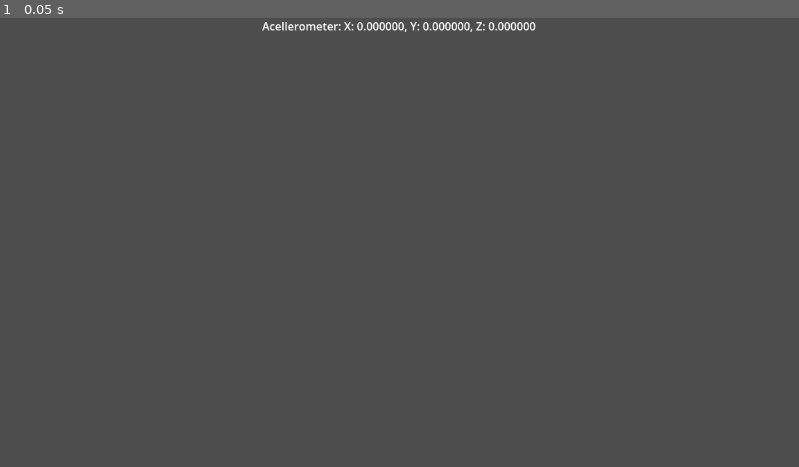
Above: before the commit, frame 1.
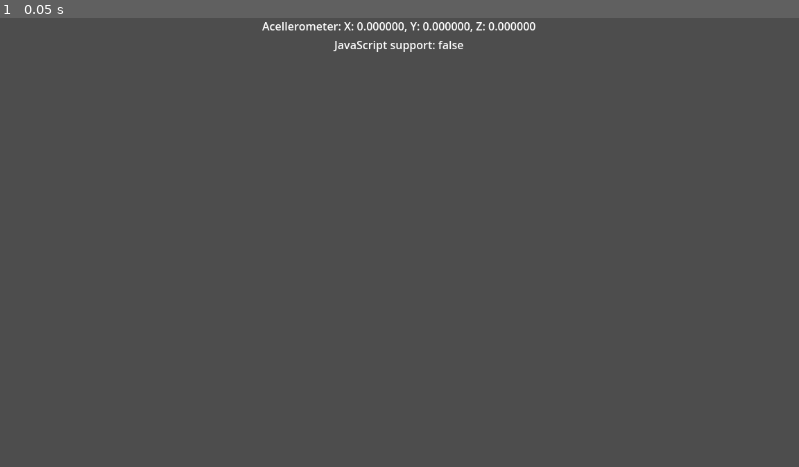
Above: after the commit, the same moment.

Repository: egreenfield323/CS390-group-prototype-2
Game: Godot game, scene res://scenes/test/input_demo.tscn
The game is run twice, just before and just after one commit, with the same random seed, the same clock (stepped at 60 frames per second) and the same inputs.
Inputs:
- Up to frame 1 (0.05 s): no input

The runs differ from the first frame. In frame 1, 0.2% of the frame differs, in the area x 41-59%, y 5-8%.

Commit message:
Show support for JS in label

Diff:
--- a/autoload/web_input.gd
+++ b/autoload/web_input.gd
@@ -34,3 +34,7 @@
 	var z = JavaScriptBridge.eval('acceleration.z')
 
 	return Vector3(x, y, z)
+
+
+func supports_js() -> bool:
+	return OS.has_feature("JavaScript")
--- a/scenes/test/input_demo.gd
+++ b/scenes/test/input_demo.gd
@@ -1,7 +1,9 @@
 extends Control
 
 const ACCELEROMETER_TEXT = "Acellerometer: X: %f, Y: %f, Z: %f"
+const SUPPORT_TEXT = "JavaScript support: %s"
 
 func _process(delta: float) -> void:
 	var data := WebInput.get_accelerometer()
 	$VBox/Acellerometer.text = ACCELEROMETER_TEXT % [data.x, data.y, data.z]
+	$VBox/Support.text = SUPPORT_TEXT % WebInput.supports_js()
--- a/scenes/test/input_demo.tscn
+++ b/scenes/test/input_demo.tscn
@@ -26,3 +26,11 @@
 horizontal_alignment = 1
 vertical_alignment = 1
 autowrap_mode = 3
+
+[node name="Support" type="Label" parent="VBox"]
+layout_mode = 2
+size_flags_vertical = 1
+text = "JavaScript Support: XXXX"
+horizontal_alignment = 1
+vertical_alignment = 1
+autowrap_mode = 3
Not shown, changed: export_presets.cfg
Not shown, added: index.apple-touch-icon.png.import
Not shown, added: index.icon.png.import
Not shown, added: index.png.import
Not shown, changed: index.html
Not shown, changed: index.pck
